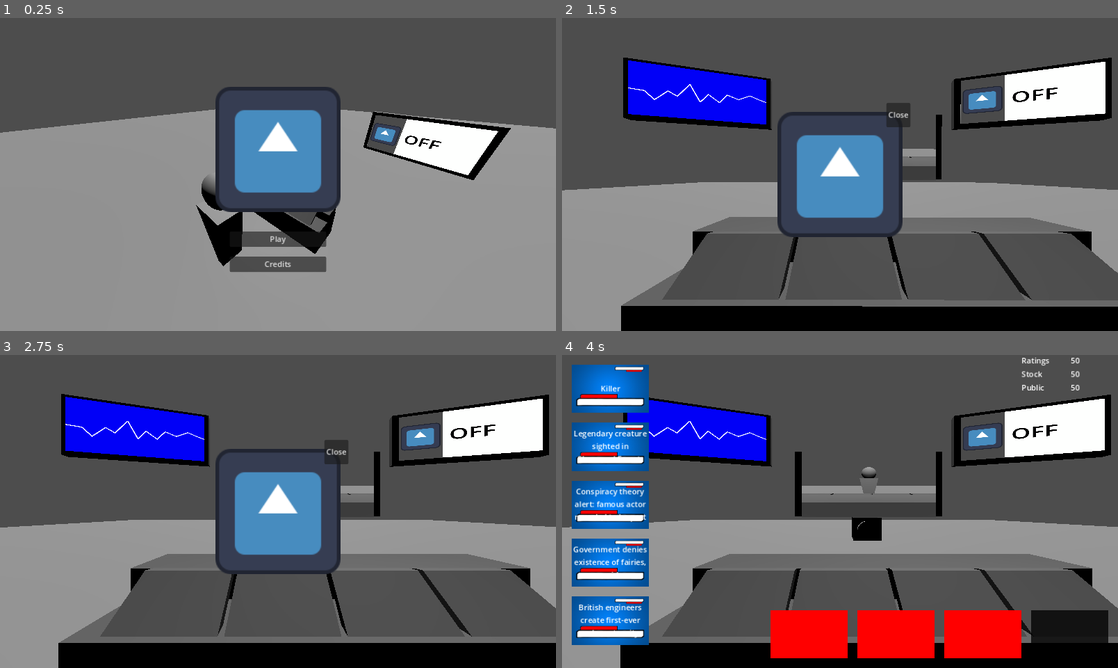
Above: before the commit, frames 1-4 (two rows, left to right).
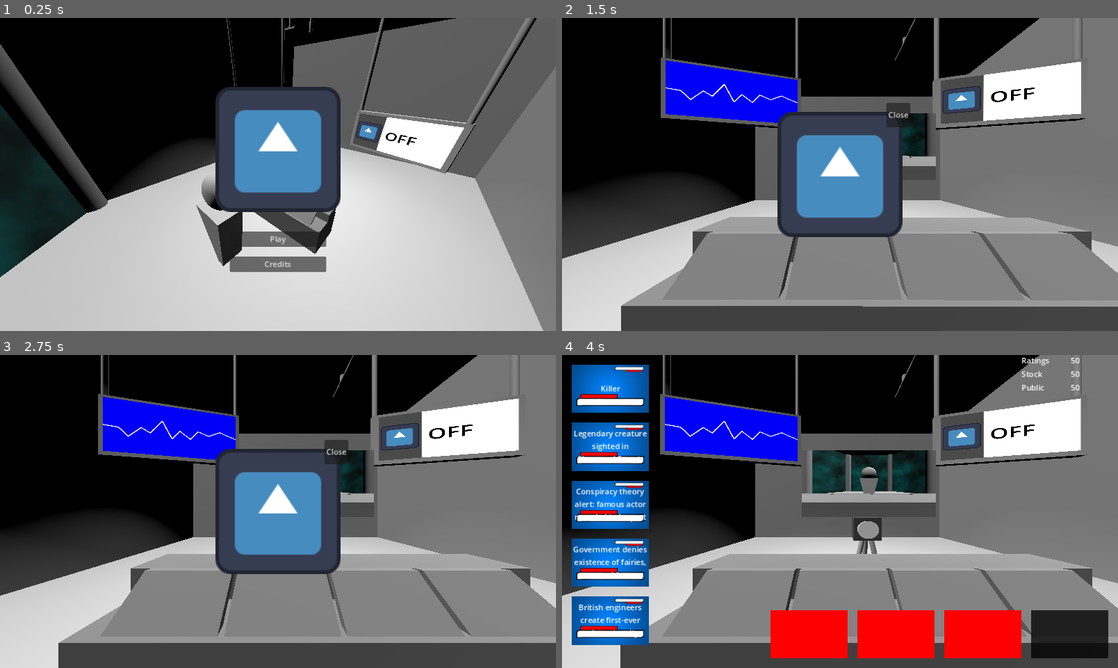
Above: after the commit, the same moments.

Repository: ZeAntwan/LD53
Game: Godot game, scene res://scenes/game.tscn
The game is run twice, just before and just after one commit, with the same random seed, the same clock (stepped at 60 frames per second) and the same inputs. The engine's default icon, where the game draws it, is replaced by a stand-in: a white triangle on a blue panel in a dark square.
Inputs (mouse positions are in pixels of both pictures, inside the frame that each line leads up to):
- Up to frame 1 (0.25 s): no input
- Up to frame 2 (1.5 s): click "Play" at 0.5 s; move the mouse to (962, 158) at 1.27 s; click (962, 158) at 1.35 s
- Up to frame 3 (2.75 s): tap Space (ui_select) at 1.52, 2.27 s; move the mouse to (166, 527) at 2.02 s; click (166, 527) at 2.1 s
- Up to frame 4 (4 s): tap Enter at 2.75 s; move the mouse to (895, 442) at 2.77 s; click (895, 442) at 2.85 s; tap Space (ui_select) at 3.5, 3.77 s; move the mouse to (612, 389) at 3.52 s; click (612, 389) at 3.6 s

The runs differ from the first frame. In frame 1, 76% of the frame differs, in the area x 0-100%, y 0-100%; in frame 2, 82%; in frame 3, 82%; in frame 4, 70%.

Commit message:
Added news cards stocks and ratings, further blockout of newsroom

Diff:
--- a/scenes/level.tscn
+++ b/scenes/level.tscn
@@ -1,8 +1,18 @@
-[gd_scene load_steps=27 format=3 uid="uid://ci36nuskade4y"]
+[gd_scene load_steps=36 format=3 uid="uid://ci36nuskade4y"]
 
 [ext_resource type="PackedScene" uid="uid://dbl8lpo4eapxr" path="res://scenes/display_ratings.tscn" id="1_baesr"]
 [ext_resource type="PackedScene" uid="uid://b26hcx2tttep7" path="res://scenes/display_stock.tscn" id="2_shk20"]
 
+[sub_resource type="BoxMesh" id="BoxMesh_o5soa"]
+
+[sub_resource type="ViewportTexture" id="ViewportTexture_7m76l"]
+viewport_path = NodePath("RatingsViewport")
+
+[sub_resource type="CylinderMesh" id="CylinderMesh_hyohl"]
+
+[sub_resource type="ViewportTexture" id="ViewportTexture_whu6y"]
+viewport_path = NodePath("StockViewport")
+
 [sub_resource type="StandardMaterial3D" id="StandardMaterial3D_hfhmx"]
 albedo_color = Color(0.176471, 0.176471, 0.176471, 1)
 
@@ -13,16 +23,17 @@
 [sub_resource type="StandardMaterial3D" id="StandardMaterial3D_vx7k0"]
 albedo_color = Color(0.701961, 0.701961, 0.701961, 1)
 
-[sub_resource type="BoxMesh" id="BoxMesh_o5soa"]
+[sub_resource type="CylinderMesh" id="CylinderMesh_ts4jm"]
+
+[sub_resource type="ViewportTexture" id="ViewportTexture_yh4aj"]
+viewport_path = NodePath("LiveViewport")
 
 [sub_resource type="CameraTexture" id="CameraTexture_hhfxa"]
 camera_feed_id = 1
 
 [sub_resource type="StandardMaterial3D" id="StandardMaterial3D_nldfh"]
+albedo_color = Color(0.321569, 0.321569, 0.321569, 1)
 albedo_texture = SubResource("CameraTexture_hhfxa")
-
-[sub_resource type="ViewportTexture" id="ViewportTexture_yh4aj"]
-viewport_path = NodePath("LiveViewport")
 
 [sub_resource type="BoxMesh" id="BoxMesh_so24c"]
 size = Vector3(60, 2, 60)
@@ -34,12 +45,6 @@
 albedo_color = Color(0.360784, 0.360784, 0.360784, 1)
 
 [sub_resource type="BoxMesh" id="BoxMesh_0lt75"]
-
-[sub_resource type="ViewportTexture" id="ViewportTexture_whu6y"]
-viewport_path = NodePath("StockViewport")
-
-[sub_resource type="ViewportTexture" id="ViewportTexture_7m76l"]
-viewport_path = NodePath("RatingsViewport")
 
 [sub_resource type="PrismMesh" id="PrismMesh_5gar1"]
 
@@ -63,14 +68,14 @@
 blend_point_2/pos = 1.0
 min_space = 0.0
 
+[sub_resource type="Animation" id="Animation_f8xu3"]
+resource_name = "high"
+
 [sub_resource type="Animation" id="Animation_h48p1"]
 resource_name = "low"
 
 [sub_resource type="Animation" id="Animation_250yp"]
 resource_name = "mid"
-
-[sub_resource type="Animation" id="Animation_f8xu3"]
-resource_name = "high"
 
 [sub_resource type="AnimationLibrary" id="AnimationLibrary_h4ymv"]
 _data = {
@@ -79,6 +84,28 @@
 "mid": SubResource("Animation_250yp")
 }
 
+[sub_resource type="CylinderMesh" id="CylinderMesh_og3df"]
+
+[sub_resource type="BoxMesh" id="BoxMesh_cdrb5"]
+
+[sub_resource type="FastNoiseLite" id="FastNoiseLite_o5luh"]
+
+[sub_resource type="NoiseTexture2D" id="NoiseTexture2D_n7w1n"]
+noise = SubResource("FastNoiseLite_o5luh")
+
+[sub_resource type="StandardMaterial3D" id="StandardMaterial3D_vlkmj"]
+transparency = 2
+alpha_scissor_threshold = 0.5
+alpha_antialiasing_mode = 2
+alpha_antialiasing_edge = 0.62
+cull_mode = 2
+albedo_color = Color(0, 0.517647, 0.509804, 1)
+albedo_texture = SubResource("NoiseTexture2D_n7w1n")
+
+[sub_resource type="BoxMesh" id="BoxMesh_5chyq"]
+
+[sub_resource type="CylinderMesh" id="CylinderMesh_eolfc"]
+
 [node name="Level" type="Node3D"]
 
 [node name="RatingsViewport" type="SubViewport" parent="."]
@@ -87,11 +114,53 @@
 
 [node name="DisplayRatings" parent="RatingsViewport" instance=ExtResource("1_baesr")]
 
+[node name="Ratings_Stat_TV" type="MeshInstance3D" parent="RatingsViewport"]
+transform = Transform3D(2.20602, 0, -0.0324435, 0, 1.01146, 0, 0.591102, 0, 0.121081, 2.57413, 4.165, 0.036413)
+mesh = SubResource("BoxMesh_o5soa")
+skeleton = NodePath("../..")
+
+[node name="RatingSprite" type="Sprite3D" parent="RatingsViewport/Ratings_Stat_TV"]
+transform = Transform3D(0.079, 0, 0, 0, 0.133, 0, 0, 0, 0.524, 0.000811881, 0.00374937, 0.697357)
+no_depth_test = true
+texture_filter = 1
+texture = SubResource("ViewportTexture_7m76l")
+
+[node name="TV_Support_1" type="MeshInstance3D" parent="RatingsViewport"]
+transform = Transform3D(0.1, 0, -4.93926e-08, 0, 2, 0, 4.93926e-08, 0, 0.1, 1.54153, 6.65274, -0.256819)
+mesh = SubResource("CylinderMesh_hyohl")
+skeleton = NodePath("../..")
+
+[node name="TV_Support_2" type="MeshInstance3D" parent="RatingsViewport"]
+transform = Transform3D(0.1, 0, -4.93926e-08, 0, 2, 0, 4.93926e-08, 0, 0.1, 3.60279, 6.65274, 0.315639)
+mesh = SubResource("CylinderMesh_hyohl")
+skeleton = NodePath("../..")
+
 [node name="StockViewport" type="SubViewport" parent="."]
 size = Vector2i(1152, 648)
 render_target_update_mode = 4
 
 [node name="DisplayRatings" parent="StockViewport" instance=ExtResource("2_shk20")]
+
+[node name="Stock_Stat_TV" type="MeshInstance3D" parent="StockViewport"]
+transform = Transform3D(2.20602, 0, 0.0324435, 0, 1.01146, 0, -0.591102, 0, 0.121081, -2.39869, 4.165, 0.05)
+mesh = SubResource("BoxMesh_o5soa")
+skeleton = NodePath("../..")
+
+[node name="StockSprite" type="Sprite3D" parent="StockViewport/Stock_Stat_TV"]
+transform = Transform3D(0.081, 0, 0, 0, 0.137, 0, 0, 0, 0.538, 0.000811881, 0.00374937, 0.697357)
+no_depth_test = true
+texture_filter = 1
+texture = SubResource("ViewportTexture_whu6y")
+
+[node name="TV_Support_1" type="MeshInstance3D" parent="StockViewport"]
+transform = Transform3D(0.1, 0, -4.93926e-08, 0, 2, 0, 4.93926e-08, 0, 0.1, -3.46011, 6.65274, 0.328332)
+mesh = SubResource("CylinderMesh_hyohl")
+skeleton = NodePath("../..")
+
+[node name="TV_Support_2" type="MeshInstance3D" parent="StockViewport"]
+transform = Transform3D(0.1, 0, -4.93926e-08, 0, 2, 0, 4.93926e-08, 0, 0.1, -1.35945, 6.65274, -0.234955)
+mesh = SubResource("CylinderMesh_hyohl")
+skeleton = NodePath("../..")
 
 [node name="LiveViewport" type="SubViewport" parent="."]
 mesh_lod_threshold = 0.0
@@ -113,17 +182,32 @@
 transform = Transform3D(-2.06669, 0, -1.99505e-07, 0, 2.47076, 0, 1.80676e-07, 0, -1.87163, 0, 0.224672, 0.765952)
 current = true
 
-[node name="Temp_LiveFeedTV" type="MeshInstance3D" parent="."]
-transform = Transform3D(2.502, 0, 0, 0, 1.104, 0, 0, 0, 0.129, 0, 3.177, 0.29)
-mesh = SubResource("BoxMesh_o5soa")
-surface_material_override/0 = SubResource("StandardMaterial3D_nldfh")
-
-[node name="LiveSprite" type="Sprite3D" parent="Temp_LiveFeedTV"]
-transform = Transform3D(0.150377, 0, 0, 0, 0.255173, 0, 0, 0, 1, 0.000811881, 0.00374937, 0.697357)
+[node name="CameraTripod_Leg_1" type="MeshInstance3D" parent="LiveViewport/CameraBody"]
+transform = Transform3D(0.20076, 0.490509, 0.00122533, -0.0586594, 2.39937, 0.00599383, 4.33965e-11, -0.0467404, 0.187105, -0.454446, -2.24483, 0)
+mesh = SubResource("CylinderMesh_ts4jm")
+skeleton = NodePath("../../..")
+
+[node name="CameraTripod_Leg_2" type="MeshInstance3D" parent="LiveViewport/CameraBody"]
+transform = Transform3D(-0.200789, -0.48947, -3.11968e-08, -0.0584995, 2.39975, 0.0060366, -0.00108299, 0.0444271, -0.187107, 0.574986, -2.24483, 0)
+mesh = SubResource("CylinderMesh_ts4jm")
+skeleton = NodePath("../../..")
+
+[node name="CameraTripod_Leg_3" type="MeshInstance3D" parent="LiveViewport/CameraBody"]
+transform = Transform3D(-0.00119589, 0.0490571, -0.206607, -0.0584995, 2.39975, 0.0060366, 0.181838, 0.443274, -8.17872e-09, 0.0565066, -2.23873, -0.680588)
+mesh = SubResource("CylinderMesh_ts4jm")
+skeleton = NodePath("../../..")
+
+[node name="LiveSprite" type="Sprite3D" parent="."]
+transform = Transform3D(0.376243, 0, 0, 0, 0.281711, 0, 0, 0, 0.129, 0.00203133, 3.18114, 0.379959)
 no_depth_test = true
 texture_filter = 1
 texture = SubResource("ViewportTexture_yh4aj")
 
+[node name="Temp_LiveFeedTV" type="MeshInstance3D" parent="."]
+transform = Transform3D(2.00317, 0, 0, 0, 1.104, 0, 0, 0, 0.129, 0, 3.177, 0.29)
+mesh = SubResource("BoxMesh_o5soa")
+surface_material_override/0 = SubResource("StandardMaterial3D_nldfh")
+
 [node name="StaticBody3D" type="StaticBody3D" parent="."]
 
 [node name="MeshInstance3D" type="MeshInstance3D" parent="StaticBody3D"]
@@ -136,61 +220,38 @@
 transform = Transform3D(3.67821, 0, 0, 0, 0.996582, 0, 0, 0, 1.06325, 0, 1.4, 1.52153)
 material_override = SubResource("StandardMaterial3D_0fv6n")
 mesh = SubResource("BoxMesh_0lt75")
+
+[node name="Temp_Screen_1" type="MeshInstance3D" parent="Temp_Desk"]
+transform = Transform3D(0.206659, 0, 0, 0, 0.304051, 0.0133497, 0, -0.326728, 0.0846179, -0.342109, 0.642637, 0.250628)
+material_override = SubResource("StandardMaterial3D_0fv6n")
+mesh = SubResource("BoxMesh_0lt75")
+
+[node name="Temp_Screen_2" type="MeshInstance3D" parent="Temp_Desk"]
+transform = Transform3D(0.206659, 0, 0, 0, 0.304051, 0.0133497, 0, -0.326728, 0.0846179, -0.12353, 0.642637, 0.250628)
+material_override = SubResource("StandardMaterial3D_0fv6n")
+mesh = SubResource("BoxMesh_0lt75")
+
+[node name="Temp_Screen_3" type="MeshInstance3D" parent="Temp_Desk"]
+transform = Transform3D(0.206659, 0, 0, 0, 0.304051, 0.0133497, 0, -0.326728, 0.0846179, 0.0941792, 0.642637, 0.250628)
+material_override = SubResource("StandardMaterial3D_0fv6n")
+mesh = SubResource("BoxMesh_0lt75")
+
+[node name="Temp_Screen_4" type="MeshInstance3D" parent="Temp_Desk"]
+transform = Transform3D(0.206659, 0, 0, 0, 0.304051, 0.0133497, 0, -0.326728, 0.0846179, 0.312758, 0.642637, 0.250628)
+material_override = SubResource("StandardMaterial3D_0fv6n")
+mesh = SubResource("BoxMesh_0lt75")
+
+[node name="Temp_Desk2" type="MeshInstance3D" parent="Temp_Desk"]
+transform = Transform3D(1.00561, 0, 0, 0, 0.365319, 0, 0, 0, 0.451761, 0, 0.603844, -0.181397)
+material_override = SubResource("StandardMaterial3D_0fv6n")
+mesh = SubResource("BoxMesh_0lt75")
+skeleton = NodePath("../..")
 
 [node name="Camera3D2" type="Camera3D" parent="."]
 transform = Transform3D(1, 0, 0, 0, 1, 0, 0, 0, 1, 0, 2.708, 2.802)
 visible = false
 fov = 90.0
 
-[node name="Temp_Screen_1" type="MeshInstance3D" parent="."]
-transform = Transform3D(0.760135, 0, 0, 0, 0.303012, 0.0133041, 0, -0.347394, 0.08997, -1.25835, 2.04044, 1.78801)
-material_override = SubResource("StandardMaterial3D_0fv6n")
-mesh = SubResource("BoxMesh_0lt75")
-skeleton = NodePath("../Temp_Desk")
-
-[node name="Temp_Screen_2" type="MeshInstance3D" parent="."]
-transform = Transform3D(0.760135, 0, 0, 0, 0.303012, 0.0133041, 0, -0.347394, 0.08997, -0.454371, 2.04044, 1.78801)
-material_override = SubResource("StandardMaterial3D_0fv6n")
-mesh = SubResource("BoxMesh_0lt75")
-skeleton = NodePath("../Temp_Desk")
-
-[node name="Temp_Screen_3" type="MeshInstance3D" parent="."]
-transform = Transform3D(0.760135, 0, 0, 0, 0.303012, 0.0133041, 0, -0.347394, 0.08997, 0.346411, 2.04044, 1.78801)
-material_override = SubResource("StandardMaterial3D_0fv6n")
-mesh = SubResource("BoxMesh_0lt75")
-skeleton = NodePath("../Temp_Desk")
-
-[node name="Temp_Screen_4" type="MeshInstance3D" parent="."]
-transform = Transform3D(0.760135, 0, 0, 0, 0.303012, 0.0133041, 0, -0.347394, 0.08997, 1.15039, 2.04044, 1.78801)
-material_override = SubResource("StandardMaterial3D_0fv6n")
-mesh = SubResource("BoxMesh_0lt75")
-skeleton = NodePath("../Temp_Desk")
-
-[node name="Temp_Desk2" type="MeshInstance3D" parent="."]
-transform = Transform3D(3.69883, 0, 0, 0, 0.36407, 0, 0, 0, 0.480335, 0, 2.00178, 1.32866)
-material_override = SubResource("StandardMaterial3D_0fv6n")
-mesh = SubResource("BoxMesh_0lt75")
-
-[node name="Temp_Stat_1_TV" type="MeshInstance3D" parent="."]
-transform = Transform3D(2.20602, 0, 0.0324435, 0, 1.01146, 0, -0.591102, 0, 0.121081, -3.023, 4.165, 0.05)
-mesh = SubResource("BoxMesh_o5soa")
-
-[node name="StockSprite" type="Sprite3D" parent="Temp_Stat_1_TV"]
-transform = Transform3D(0.081, 0, 0, 0, 0.137, 0, 0, 0, 0.538, 0.000811881, 0.00374937, 0.697357)
-no_depth_test = true
-texture_filter = 1
-texture = SubResource("ViewportTexture_whu6y")
-
-[node name="Temp_Stat_2_TV" type="MeshInstance3D" parent="."]
-transform = Transform3D(2.20602, 0, -0.0324435, 0, 1.01146, 0, 0.591102, 0, 0.121081, 2.97936, 4.165, 0.036413)
-mesh = SubResource("BoxMesh_o5soa")
-
-[node name="RatingSprite" type="Sprite3D" parent="Temp_Stat_2_TV"]
-transform = Transform3D(0.079, 0, 0, 0, 0.133, 0, 0, 0, 0.524, 0.000811881, 0.00374937, 0.697357)
-no_depth_test = true
-texture_filter = 1
-texture = SubResource("ViewportTexture_7m76l")
-
 [node name="Temp_CharacterMesh" type="MeshInstance3D" parent="."]
 transform = Transform3D(-0.959736, 2.12347e-07, 0, -8.39028e-08, -2.42897, 0, 0, 0, 0.627725, 1.18432e-08, 1.6082, 3.69214)
 mesh = SubResource("PrismMesh_5gar1")
@@ -198,9 +259,6 @@
 [node name="MeshInstance3D" type="MeshInstance3D" parent="Temp_CharacterMesh"]
 transform = Transform3D(0.849191, 3.55271e-14, 0, 4.44089e-14, 0.364895, 0, 0, 0, 1, -9.9476e-14, -0.666641, -0.104017)
 mesh = SubResource("SphereMesh_yij73")
-
-[node name="SpotLight3D" type="SpotLight3D" parent="."]
-transform = Transform3D(1, 0, 0, 0, -0.445901, 0.895082, 0, -0.895082, -0.445901, 0, 4.87207, 1.58077)
 
 [node name="AnimationTree" type="AnimationTree" parent="."]
 tree_root = SubResource("AnimationNodeBlendSpace1D_ltptv")
@@ -212,3 +270,139 @@
 libraries = {
 "": SubResource("AnimationLibrary_h4ymv")
 }
+
+[node name="WindowFrame_1" type="MeshInstance3D" parent="."]
+transform = Transform3D(0.75, 0, 0, 0, 5, 0, 0, 0, 0.75, 3, 5.128, 8.80008)
+mesh = SubResource("CylinderMesh_og3df")
+
+[node name="WindowFrame_2" type="MeshInstance3D" parent="WindowFrame_1"]
+transform = Transform3D(1, 0, 0, 0, 1, 0, 0, 0, 1, -8, 0, 0)
+mesh = SubResource("CylinderMesh_og3df")
+skeleton = NodePath("../..")
+
+[node name="WindowFrame_3" type="MeshInstance3D" parent="WindowFrame_1"]
+transform = Transform3D(1, 0, 0, 0, 1, 0, 0, 0, 1, 4, 0, -3.63611)
+mesh = SubResource("CylinderMesh_og3df")
+skeleton = NodePath("../..")
+
+[node name="WindowFrame_4" type="MeshInstance3D" parent="WindowFrame_1"]
+transform = Transform3D(1, 0, 0, 0, 1, 0, 0, 0, 1, -12, 0, -3.63611)
+mesh = SubResource("CylinderMesh_og3df")
+skeleton = NodePath("../..")
+
+[node name="StudioWall_1" type="MeshInstance3D" parent="."]
+transform = Transform3D(0.75, 0, 0, 0, 15.4167, 0, 0, 0, 17.4586, -6.5, 7.066, -2.44)
+mesh = SubResource("BoxMesh_cdrb5")
+skeleton = NodePath("../WindowFrame_1")
+
+[node name="StudioWall_2" type="MeshInstance3D" parent="StudioWall_1"]
+transform = Transform3D(1, 0, 0, 0, 1, 0, 0, 0, 1, 17.3333, 0, 0)
+mesh = SubResource("BoxMesh_cdrb5")
+skeleton = NodePath("../../WindowFrame_1")
+
+[node name="StudioWall_3_Roof" type="MeshInstance3D" parent="StudioWall_1"]
+transform = Transform3D(-4.37114e-08, -35.3007, 0, 0.0486486, -7.50668e-08, 0, 0, 0, 1, 8.86596, 0.076979, 0.14118)
+mesh = SubResource("BoxMesh_cdrb5")
+skeleton = NodePath("../../WindowFrame_1")
+
+[node name="StudioWall_4" type="MeshInstance3D" parent="StudioWall_1"]
+transform = Transform3D(-4.37114e-08, 0, 23.2781, 0, 1, 0, -0.0429589, 0, -4.37114e-08, 9.44288, 0.00067544, -0.303241)
+mesh = SubResource("BoxMesh_cdrb5")
+skeleton = NodePath("../../WindowFrame_1")
+
+[node name="StudioWindow_1" type="MeshInstance3D" parent="."]
+transform = Transform3D(-8.52372e-09, 0, 6, 0, 9.62742, 0, -0.195, 0, -2.62268e-07, -0.021266, 5.31318, 8.99799)
+mesh = SubResource("BoxMesh_cdrb5")
+skeleton = NodePath("../WindowFrame_1")
+surface_material_override/0 = SubResource("StandardMaterial3D_vlkmj")
+
+[node name="StudioWindow_2" type="MeshInstance3D" parent="StudioWindow_1"]
+transform = Transform3D(0.737277, 0, -20.7874, 0, 1, 0, 0.0219567, 0, 0.737277, 10.6075, 0, -0.862049)
+mesh = SubResource("BoxMesh_cdrb5")
+skeleton = NodePath("../../WindowFrame_1")
+surface_material_override/0 = SubResource("StandardMaterial3D_vlkmj")
+
+[node name="StudioWindow_3" type="MeshInstance3D" parent="StudioWindow_1"]
+transform = Transform3D(-0.737277, 0, -20.7874, 0, 1, 0, 0.0219567, 0, -0.737277, 10.7503, 0, 0.851489)
+mesh = SubResource("BoxMesh_cdrb5")
+skeleton = NodePath("../../WindowFrame_1")
+surface_material_override/0 = SubResource("StandardMaterial3D_vlkmj")
+
+[node name="OutsideDirectionalLight" type="DirectionalLight3D" parent="."]
+transform = Transform3D(0.788354, 0.149592, -0.596758, 0.44145, 0.538063, 0.71806, 0.428509, -0.829524, 0.358147, -21.8403, 5.128, 7.99641)
+
+[node name="StudioLight_1" type="MeshInstance3D" parent="."]
+transform = Transform3D(0.594481, 0, 0, 0, 0.0551062, 0, 0, 0, 1.82649, -2.01192, 7.17099, -2.2245)
+mesh = SubResource("BoxMesh_5chyq")
+
+[node name="StudioLight_Support_1" type="MeshInstance3D" parent="StudioLight_1"]
+transform = Transform3D(0.252321, 0, 0, 0, 18.1468, 0, 0, 0, 0.0821248, 0, 18.1268, 0.407869)
+mesh = SubResource("CylinderMesh_eolfc")
+skeleton = NodePath("../..")
+
+[node name="StudioLight_Support_2" type="MeshInstance3D" parent="StudioLight_1"]
+transform = Transform3D(0.252321, 0, 0, 0, 18.1468, 0, 0, 0, 0.0821248, 0, 18.1268, -0.38881)
+mesh = SubResource("CylinderMesh_eolfc")
+skeleton = NodePath("../..")
+
+[node name="StudioLights_1" type="SpotLight3D" parent="StudioLight_1"]
+transform = Transform3D(1.68214, 0, 0, 0, -7.93221e-07, 18.1468, 0, -0.547499, -2.39319e-08, 0.020045, -3.10284, 2.25761)
+spot_range = 30.085
+spot_attenuation = 0.37893
+
+[node name="StudioLights_4" type="SpotLight3D" parent="StudioLight_1/StudioLights_1"]
+transform = Transform3D(1, 0, 0, 0, 1, 0, 0, 0, 1, 0, 4.11962, 0)
+spot_range = 30.085
+spot_attenuation = 0.37893
+
+[node name="StudioLight_2" type="MeshInstance3D" parent="."]
+transform = Transform3D(0.594481, 0, 0, 0, 0.0551062, 0, 0, 0, 1.82649, 1.9618, 7.17099, -2.2245)
+mesh = SubResource("BoxMesh_5chyq")
+
+[node name="StudioLight_Support_1" type="MeshInstance3D" parent="StudioLight_2"]
+transform = Transform3D(0.252321, 0, 0, 0, 18.1468, 0, 0, 0, 0.0821248, 0, 18.1268, 0.407869)
+mesh = SubResource("CylinderMesh_eolfc")
+skeleton = NodePath("../..")
+
+[node name="StudioLight_Support_2" type="MeshInstance3D" parent="StudioLight_2"]
+transform = Transform3D(0.252321, 0, 0, 0, 18.1468, 0, 0, 0, 0.0821248, 0, 18.1268, -0.38881)
+mesh = SubResource("CylinderMesh_eolfc")
+skeleton = NodePath("../..")
+
+[node name="StudioLights_2" type="SpotLight3D" parent="StudioLight_2"]
+transform = Transform3D(1.68214, 0, 0, 0, -7.93221e-07, 18.1468, 0, -0.547499, -2.39319e-08, 0.0642526, -3.10284, 2.25761)
+spot_range = 30.085
+spot_attenuation = 0.37893
+
+[node name="StudioLight_3" type="MeshInstance3D" parent="."]
+transform = Transform3D(0.594481, 0, 0, 0, 0.0551062, 0, 0, 0, 1.82649, -2.01192, 7.17099, 1.89652)
+mesh = SubResource("BoxMesh_5chyq")
+
+[node name="StudioLight_Support_1" type="MeshInstance3D" parent="StudioLight_3"]
+transform = Transform3D(0.252321, 0, 0, 0, 18.1468, 0, 0, 0, 0.0821248, 0, 18.1268, 0.407869)
+mesh = SubResource("CylinderMesh_eolfc")
+skeleton = NodePath("../..")
+
+[node name="StudioLight_Support_2" type="MeshInstance3D" parent="StudioLight_3"]
+transform = Transform3D(0.252321, 0, 0, 0, 18.1468, 0, 0, 0, 0.0821248, 0, 18.1268, -0.38881)
+mesh = SubResource("CylinderMesh_eolfc")
+skeleton = NodePath("../..")
+
+[node name="StudioLights_3" type="SpotLight3D" parent="StudioLight_3"]
+transform = Transform3D(1.68214, 0, 0, 0, -7.93221e-07, 18.1468, 0, -0.547499, -2.39319e-08, 6.7486, -3.10284, -2.25413)
+spot_range = 30.085
+spot_attenuation = 0.37893
+
+[node name="StudioLight_4" type="MeshInstance3D" parent="."]
+transform = Transform3D(0.594481, 0, 0, 0, 0.0551062, 0, 0, 0, 1.82649, 1.9618, 7.17099, 1.89652)
+mesh = SubResource("BoxMesh_5chyq")
+
+[node name="StudioLight_Support_1" type="MeshInstance3D" parent="StudioLight_4"]
+transform = Transform3D(0.252321, 0, 0, 0, 18.1468, 0, 0, 0, 0.0821248, 0, 18.1268, 0.407869)
+mesh = SubResource("CylinderMesh_eolfc")
+skeleton = NodePath("../..")
+
+[node name="StudioLight_Support_2" type="MeshInstance3D" parent="StudioLight_4"]
+transform = Transform3D(0.252321, 0, 0, 0, 18.1468, 0, 0, 0, 0.0821248, 0, 18.1268, -0.38881)
+mesh = SubResource("CylinderMesh_eolfc")
+skeleton = NodePath("../..")
Binary file added: scenes/StaticMeshes/Textures/Political-Stock_Newscard_1.png
Not shown, added: scenes/StaticMeshes/Textures/Political-Stock_Newscard_1.png.import
Binary file added: scenes/StaticMeshes/Textures/Ratings-Viewer_Newscard_1.png
Not shown, added: scenes/StaticMeshes/Textures/Ratings-Viewer_Newscard_1.png.import
Not shown, added: scenes/StaticMeshes/Textures/Political-Stock_Newscard_1.psd
